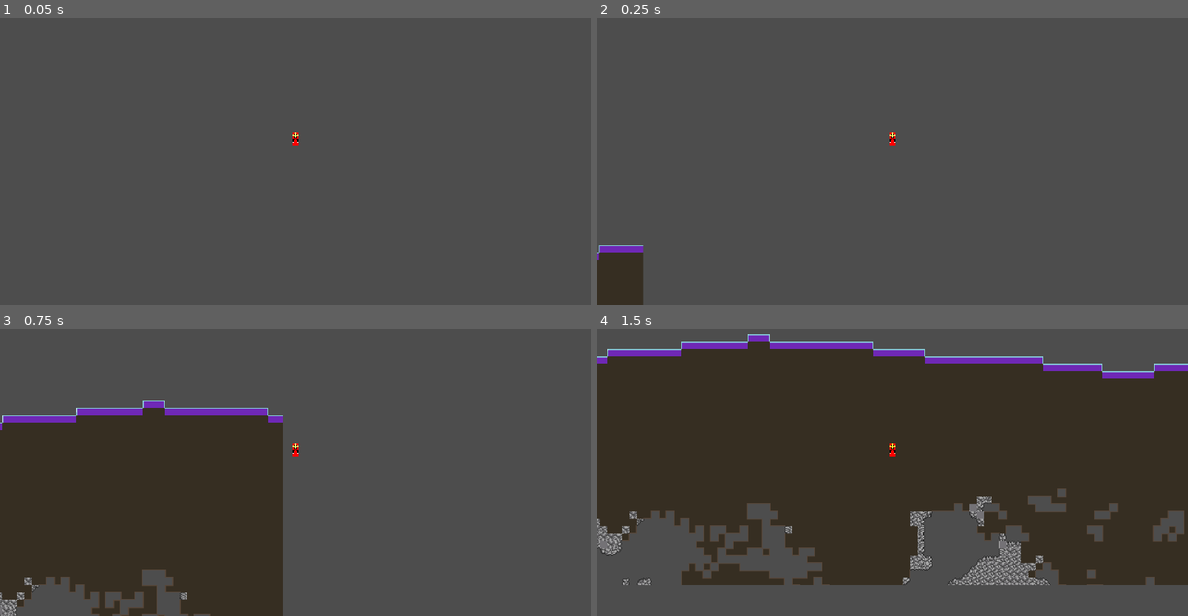
Above: before the commit, frames 1-4 (two rows, left to right).
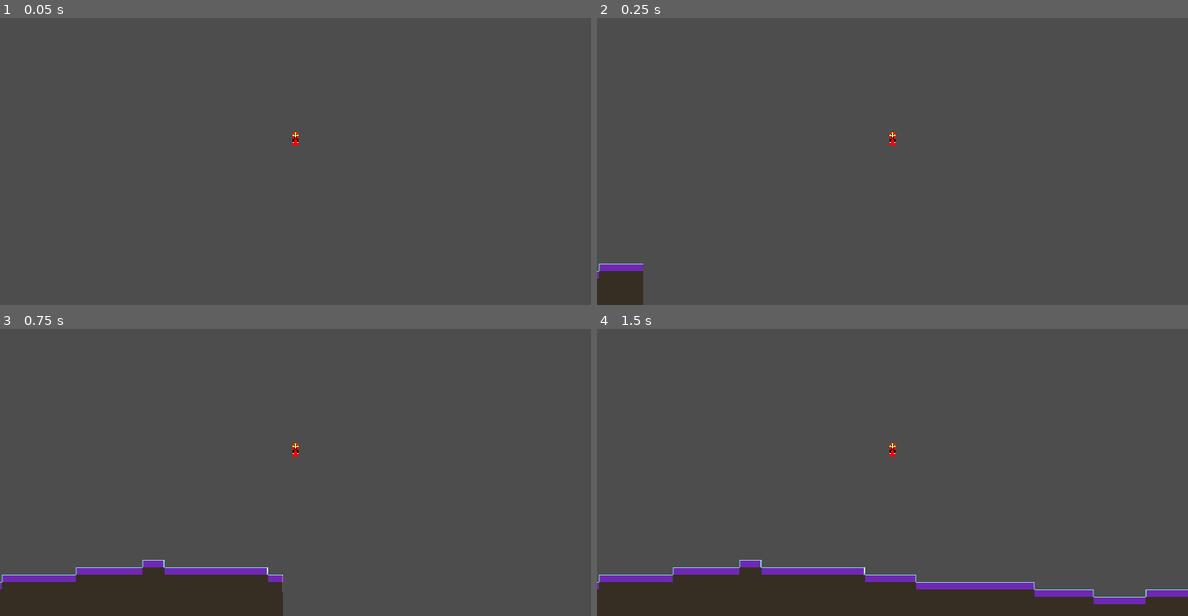
Above: after the commit, the same moments.

Repository: snuggyizme/terraria2
Game: Godot game, scene res://scenes/world.tscn
Same seed, same stepped clock (60 frames per second), same inputs: the game is played once before the commit and once after it.
Inputs:
- Up to frame 1 (0.05 s): no input
- Up to frame 2 (0.25 s): no input
- Up to frame 3 (0.75 s): tap A (a) at 0.6 s
- Up to frame 4 (1.5 s): tap D (d) at 0.8, 1.35 s

Frame 1 is identical in both runs. In frame 2, 0.7% of the frame differs, in the area x 0-8%, y 79-91%; in frame 3, 30%; in frame 4, 81%, in the area x 0-100%, y 1-100%.

Commit message:
WIP Structures

Diff:
--- /dev/null
+++ b/resources/genPasses/andesite.tres
@@ -0,0 +1,19 @@
+[gd_resource type="Resource" script_class="NoiseReplacerGenerationPass" format=3 uid="uid://crlntnll1kg56"]
+
+[ext_resource type="Script" uid="uid://bpqpm1chm5m8a" path="res://scripts/resourceDefinitions/generationPasses/noiseReplacerGenerationPass.gd" id="1_38jij"]
+[ext_resource type="Script" uid="uid://c7sfsvvhgjw2q" path="res://scripts/resourceDefinitions/threshold.gd" id="2_5vesq"]
+
+[sub_resource type="Resource" id="Resource_5vesq"]
+script = ExtResource("2_5vesq")
+type = 1
+threshold = 0.15999999999999992
+metadata/_custom_type_script = "uid://c7sfsvvhgjw2q"
+
+[resource]
+script = ExtResource("1_38jij")
+targets = Array[StringName]([&"stone"])
+block = &"andesite"
+noiseIdentifier = &"noise"
+threshold = SubResource("Resource_5vesq")
+offset = -1770
+metadata/_custom_type_script = "uid://bpqpm1chm5m8a"
--- a/scenes/playerCharacter.tscn
+++ b/scenes/playerCharacter.tscn
@@ -13,6 +13,7 @@
 baseGravity = 600.0
 baseAccel = 160.0
 baseFriction = 5.0
+startThreshold = 4.0
 stepHeight = 10.0
 noclipSpeed = 700.0
 
--- a/scenes/singletons/generator.tscn
+++ b/scenes/singletons/generator.tscn
@@ -7,7 +7,8 @@
 [ext_resource type="Resource" uid="uid://hg1uyjdy3kkj" path="res://resources/genPasses/caves.tres" id="5_4fms4"]
 [ext_resource type="Resource" uid="uid://cg5lh2gmy2ne6" path="res://resources/genPasses/mica.tres" id="5_buh6o"]
 [ext_resource type="Resource" uid="uid://dbno65eetabrx" path="res://resources/genPasses/dirtUnderground.tres" id="5_umcwn"]
+[ext_resource type="Resource" uid="uid://crlntnll1kg56" path="res://resources/genPasses/andesite.tres" id="7_umcwn"]
 
 [node name="Generator" type="Node" unique_id=1061561749]
 script = ExtResource("1_w83et")
-passes = Array[ExtResource("2_y1b5p")]([ExtResource("3_3tyiu"), ExtResource("5_buh6o"), ExtResource("4_buh6o"), ExtResource("5_umcwn"), ExtResource("5_4fms4")])
+passes = Array[ExtResource("2_y1b5p")]([ExtResource("3_3tyiu"), ExtResource("5_buh6o"), ExtResource("4_buh6o"), ExtResource("5_umcwn"), ExtResource("7_umcwn"), ExtResource("5_4fms4")])
--- /dev/null
+++ b/scripts/resourceDefinitions/generationPasses/structureGenerationPass.gd
@@ -0,0 +1,4 @@
+class_name StructureGenerationPass extends GenerationPass
+
+func generate(context: GenerationContext) -> void:
+	var structures: Dictionary[Vector2i, Structure] = context.world.
--- /dev/null
+++ b/scripts/resourceDefinitions/structure.gd
@@ -0,0 +1 @@
+class_name Structure extends Resource
--- a/scripts/resourceDefinitions/worldGenerationContext.gd
+++ b/scripts/resourceDefinitions/worldGenerationContext.gd
@@ -2,9 +2,13 @@
 
 var mySeed: int = 0
 var dimension: Vector2i
+var structures: Dictionary[Vector2i, Structure] = {}
 
 func _init(
 	sizeInChunks: Vector2i
 ) -> void:
 	dimension = sizeInChunks
 	mySeed = randi()
+
+func generateStructures() -> void:
+	pass
Not shown, added: scripts/resourceDefinitions/generationPasses/structureGenerationPass.gd.uid
Not shown, added: scripts/resourceDefinitions/structure.gd.uid
